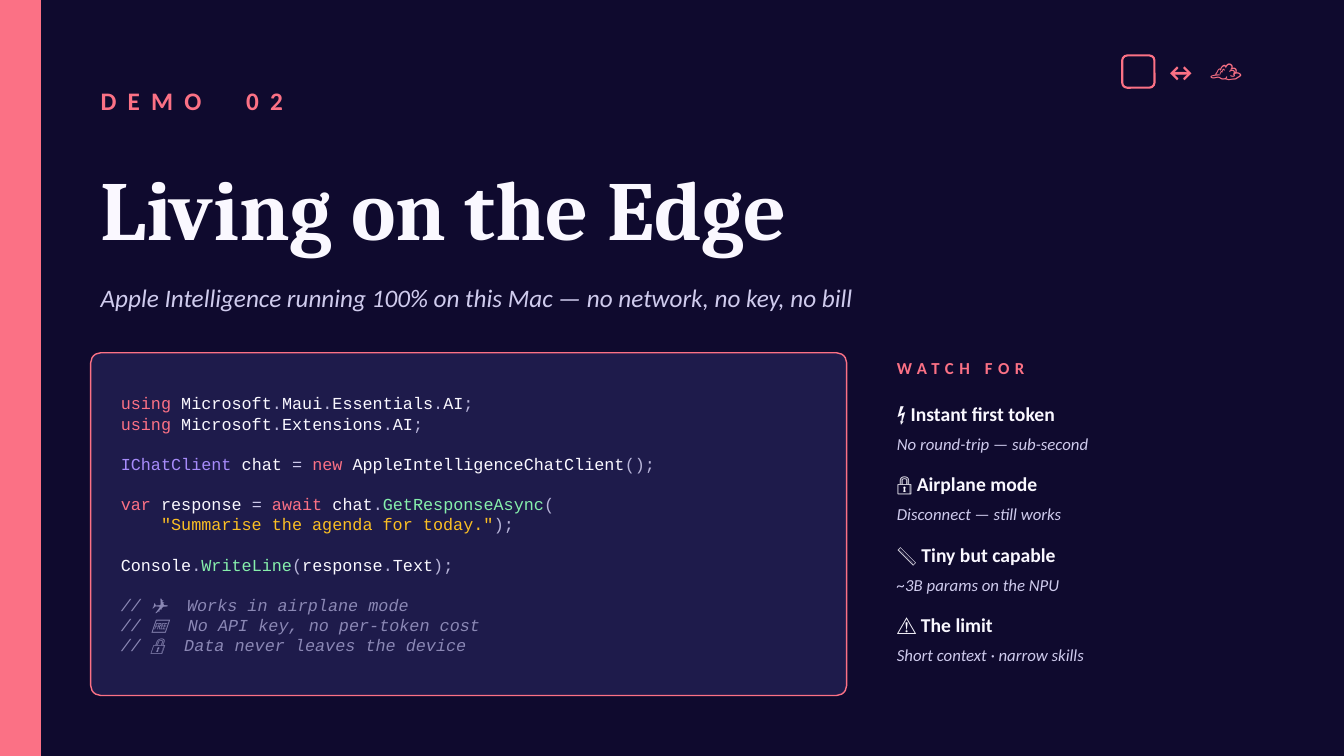
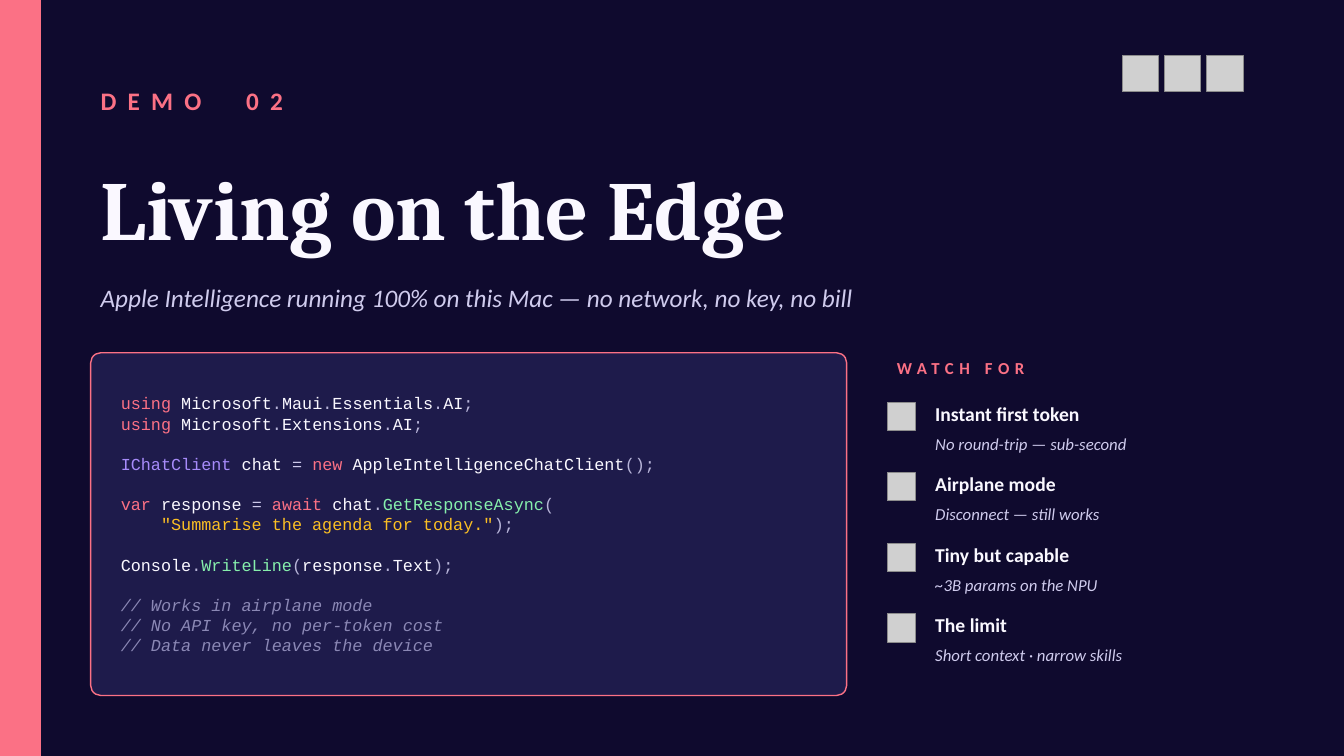
Before and after one commit to mattleibow/cptmsdug-local-cloud-agent-framework, a slide deck: slide 7 of slides/Unifying-Local-Cloud-AI.pptx. Drawn at 1344x756 pixels with LibreOffice and Linux fonts; fonts in the diff are those of the drawing; grey boxes stand for pictures. Boxes give left, top, right and bottom in pixels: in the first picture for what was removed or moved away, otherwise in the second. Text is boxed around its words. In the diff, an @@ line names an element or a change of style, - is before the commit and + after.

```diff
--- a/slides/Unifying-Local-Cloud-AI.pptx
+++ b/slides/Unifying-Local-Cloud-AI.pptx
@@ rounded rectangle removed at (1122, 55, 1154, 88) @@
@@ picture added at (1122, 55, 1158, 92) @@
@@ text removed at (1154, 50, 1200, 93) @@
-↔
@@ picture added at (1165, 55, 1201, 92) @@
@@ text removed at (1201, 47, 1246, 98) @@
-☁
@@ picture added at (1207, 55, 1243, 92) @@
@@ picture added at (887, 402, 915, 431) @@
@@ text at (935, 407, 1079, 421): text changed @@
-⚡ Instant first token
+Instant first token
@@ text "No round-trip — sub-second": place and size @@
-text "No round-trip — sub-second" at (897, 438, 1088, 453)
+text "No round-trip — sub-second" at (935, 438, 1126, 453)
@@ picture added at (887, 473, 915, 501) @@
@@ text at (935, 477, 1056, 494): text changed @@
-🔒 Airplane mode
+Airplane mode
@@ text "Disconnect — still works": place and size @@
-text "Disconnect — still works" at (897, 508, 1061, 520)
+text "Disconnect — still works" at (935, 508, 1099, 520)
@@ picture added at (887, 543, 915, 572) @@
@@ text at (935, 548, 1069, 565): text changed @@
-📏 Tiny but capable
+Tiny but capable
@@ text at (151, 599, 443, 651): text changed @@
-// ✈️ Works in airplane mode
-// 🆓 No API key, no per-token cost
-// 🔒 Data never leaves the device
+// Works in airplane mode
+// No API key, no per-token cost
+// Data never leaves the device
@@ text "~3B params on the NPU": place and size @@
-text "~3B params on the NPU" at (897, 579, 1059, 594)
+text "~3B params on the NPU" at (935, 579, 1097, 594)
@@ picture added at (887, 614, 915, 642) @@
@@ text at (935, 618, 1007, 632): text changed @@
-⚠ The limit
+The limit
@@ text "Short context · narrow skills": place and size @@
-text "Short context · narrow skills" at (897, 649, 1084, 661)
+text "Short context · narrow skills" at (935, 649, 1122, 661)
```
Also in this commit, not shown: 14 other slides changed, 1 other file.
